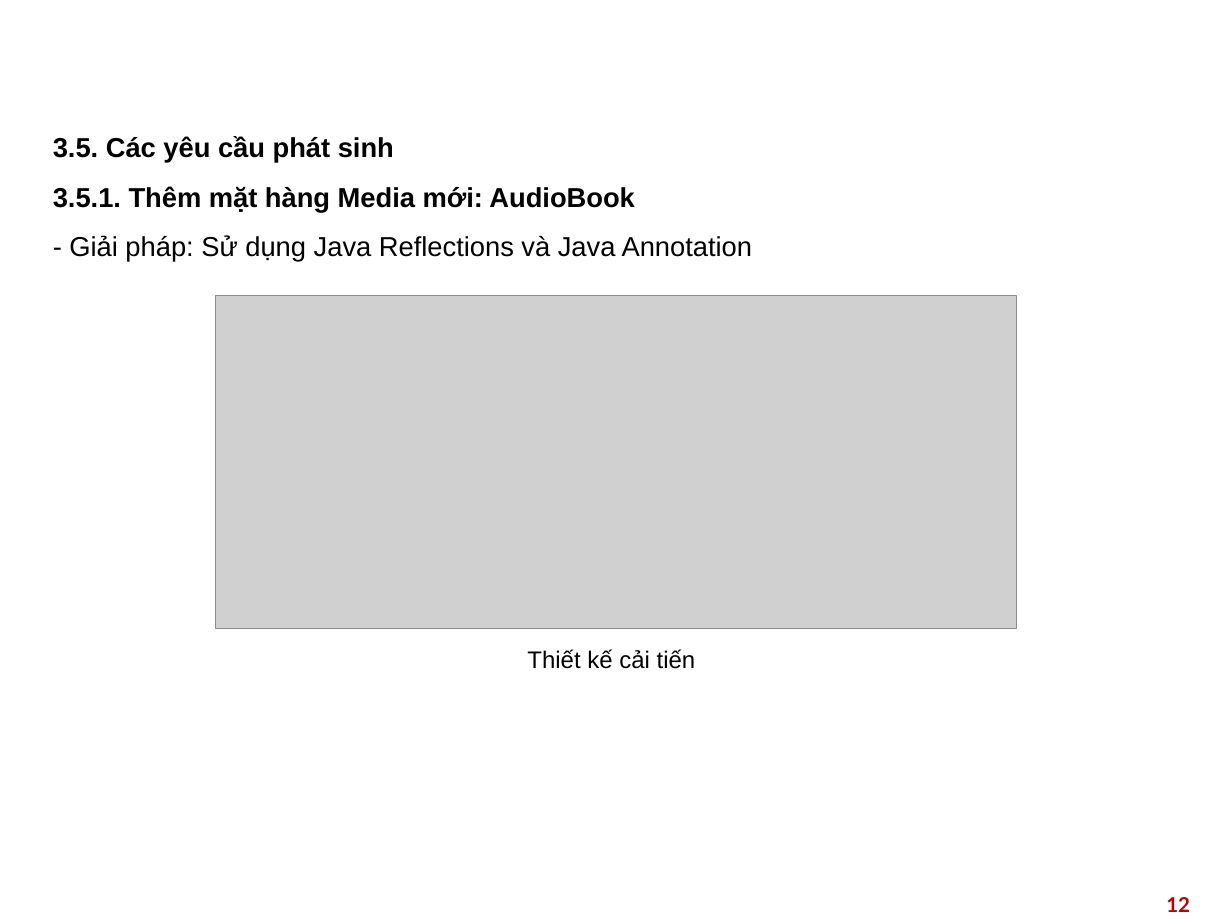
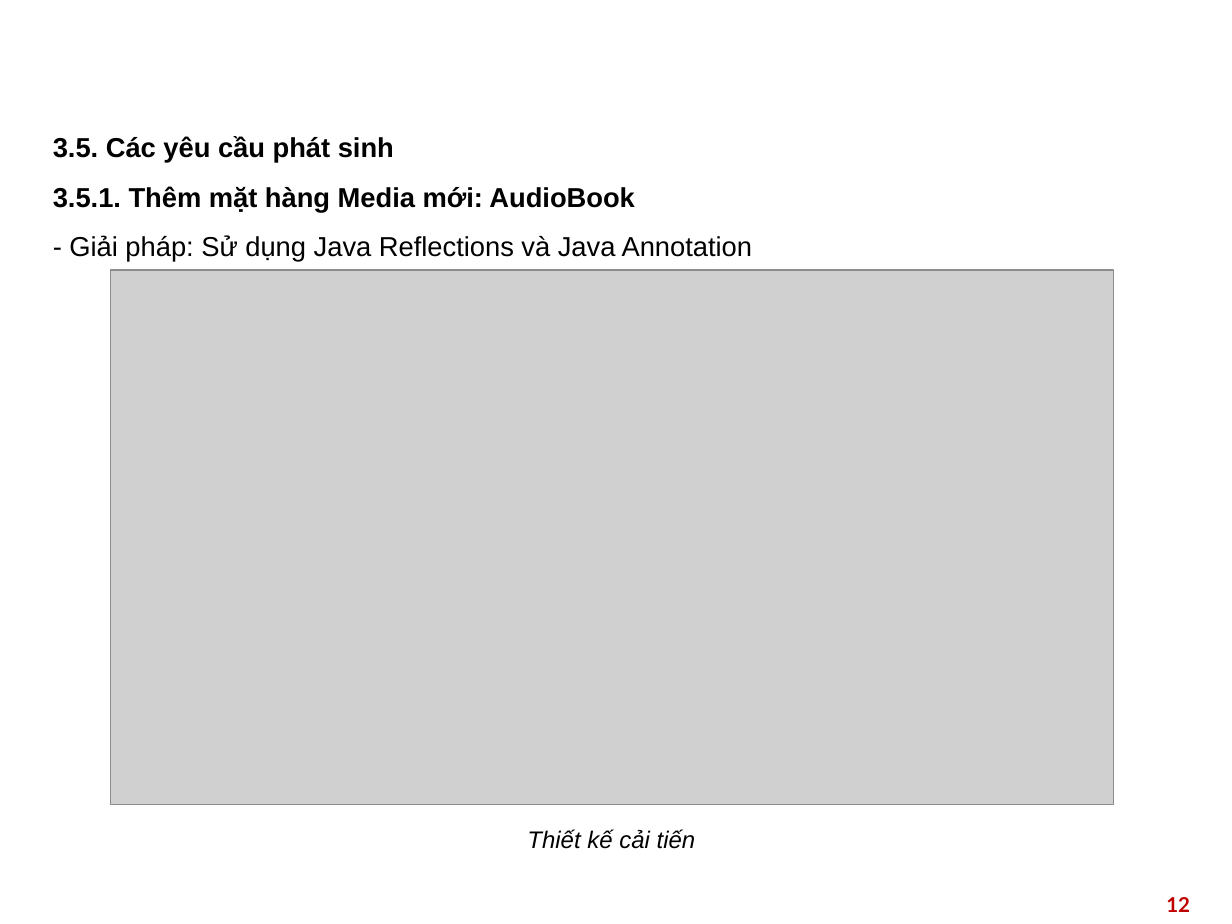
Before and after one commit to HieuPham2000/DP.20212.03, a slide deck: slide 12 of presentation/Design_Pattern_Slide.pptx. Drawn at 1232x924 pixels with LibreOffice and Linux fonts; fonts in the diff are those of the drawing; grey boxes stand for pictures; background and template pictures are left out. Boxes give left, top, right and bottom in pixels: in the first picture for what was removed or moved away, otherwise in the second. Text is boxed around its words. In the diff, an @@ line names an element or a change of style, - is before the commit and + after.

```diff
--- a/presentation/Design_Pattern_Slide.pptx
+++ b/presentation/Design_Pattern_Slide.pptx
@@ picture: place and size @@
-picture at [216,296,1016,630]
+picture at [111,270,1114,804]
@@ text "Thiết kế cải tiến": place and size @@
-text "Thiết kế cải tiến" at [527,649,696,669]
+text "Thiết kế cải tiến" at [527,829,696,849]
@@ text "Thiết kế cải tiến" at [527,829,696,849]: italic on @@
```
Also in this commit, not shown: 4 other slides changed, 7 other files.
